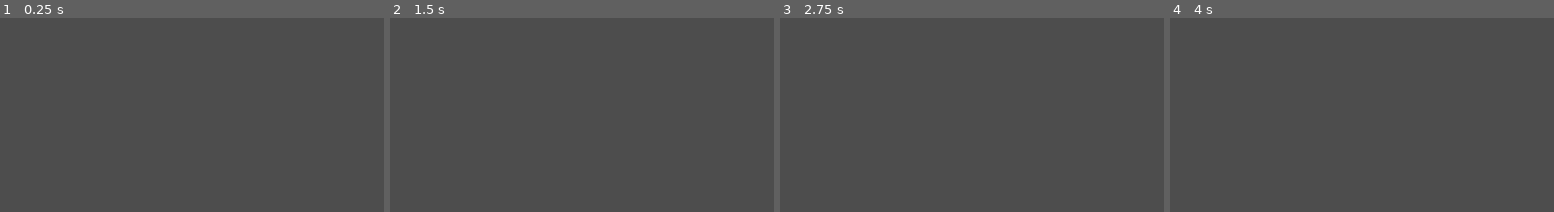
Above: before the commit, frames 1-4 (left to right).
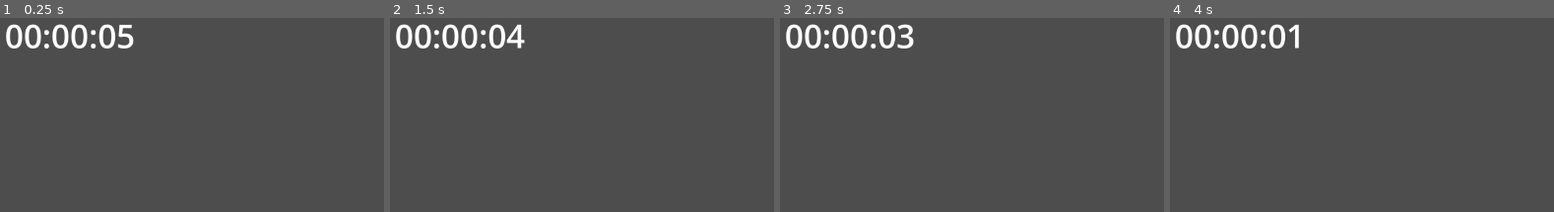
Above: after the commit, the same moments.

Repository: Beepered/SkeletonThingamaling
Game: Godot game, scene res://levels/level.tscn
Same seed, same stepped clock (60 frames per second), same inputs: the game is played once before the commit and once after it.
Inputs (mouse positions are % of the whole screen's width and height, from its top left):
- Up to frame 1 (0.25 s): no input
- Up to frame 2 (1.5 s): tap Enter at 0.5 s; move the mouse to (71, 48) at 0.52 s; click (71, 48) at 0.67 s; tap Space at 1.25 s; move the mouse to (28, 60) at 1.27 s; click (28, 60) at 1.42 s
- Up to frame 3 (2.75 s): move the mouse to (59, 29) at 2.02 s; click (59, 29) at 2.17 s
- Up to frame 4 (4 s): tap Enter at 2.75 s; move the mouse to (44, 77) at 2.77 s; click (44, 77) at 2.92 s; tap Space at 3.5 s; move the mouse to (80, 71) at 3.52 s; click (80, 71) at 3.67 s
The pictures show only the part of the screen within x 0-50%, y 0-50%; the shares and areas given below are measured in that part.

The runs differ from the first frame. In frame 1, 2.0% of the frame differs, in the area x 1-35%, y 3-16%; in frame 2, 2.0%, in the area x 1-36%, y 3-16%; in frame 3, 2.0%; in frame 4, 1.9%.

Commit message:
countdown timer done

Diff:
--- a/levels/level.tscn
+++ b/levels/level.tscn
@@ -1,8 +1,18 @@
-[gd_scene load_steps=2 format=3 uid="uid://ctev1ei7tcwc1"]
+[gd_scene load_steps=3 format=3 uid="uid://ctev1ei7tcwc1"]
 
 [ext_resource type="PackedScene" uid="uid://ccwrijaktsewb" path="res://prefabs/notepad.tscn" id="1_6q7tb"]
+[ext_resource type="PackedScene" uid="uid://ceypq16hdceaw" path="res://prefabs/countdown_text.tscn" id="2_xfwx3"]
 
 [node name="Level" type="Node2D"]
 
 [node name="Notepad" parent="." instance=ExtResource("1_6q7tb")]
 position = Vector2(2614, 523)
+
+[node name="countdown_text" parent="." instance=ExtResource("2_xfwx3")]
+offset_left = 55.0
+offset_top = 14.0
+offset_right = 260.0
+offset_bottom = 124.0
+text = "10:00"
+
+[node name="Timer" type="Timer" parent="."]
--- /dev/null
+++ b/prefabs/countdown_text.tscn
@@ -0,0 +1,14 @@
+[gd_scene load_steps=2 format=3 uid="uid://ceypq16hdceaw"]
+
+[ext_resource type="Script" path="res://scripts/countdownTimer.gd" id="1_6njkd"]
+
+[node name="countdown_text" type="Label"]
+offset_right = 40.0
+offset_bottom = 23.0
+theme_override_font_sizes/font_size = 80
+script = ExtResource("1_6njkd")
+
+[node name="Timer" type="Timer" parent="."]
+autostart = true
+
+[connection signal="timeout" from="Timer" to="." method="_on_timer_timeout"]
--- /dev/null
+++ b/scripts/countdownTimer.gd
@@ -0,0 +1,28 @@
+extends Label
+
+var hour : int = 0
+var minute : int = 0
+var second : int = 5
+
+func _ready() -> void:
+	var timeText = "hr:min:sec"
+	timeText = "%02d" % hour + ":"
+	timeText += "%02d" % minute + ":"
+	timeText += "%02d" % second
+	set_text(timeText)
+
+func _on_timer_timeout() -> void:
+	second -= 1
+	if(second == 0 && minute > 0):
+		minute -= 1
+		second = 60
+	if(minute == 0 && hour > 0):
+		hour -= 1
+		minute = 60
+	if(hour == 0 && minute == 0 && second == 0): # end game
+		get_tree().quit()
+	var timeText = "hr:min:sec"
+	timeText = "%02d" % hour + ":"
+	timeText += "%02d" % minute + ":"
+	timeText += "%02d" % second
+	set_text(timeText)
